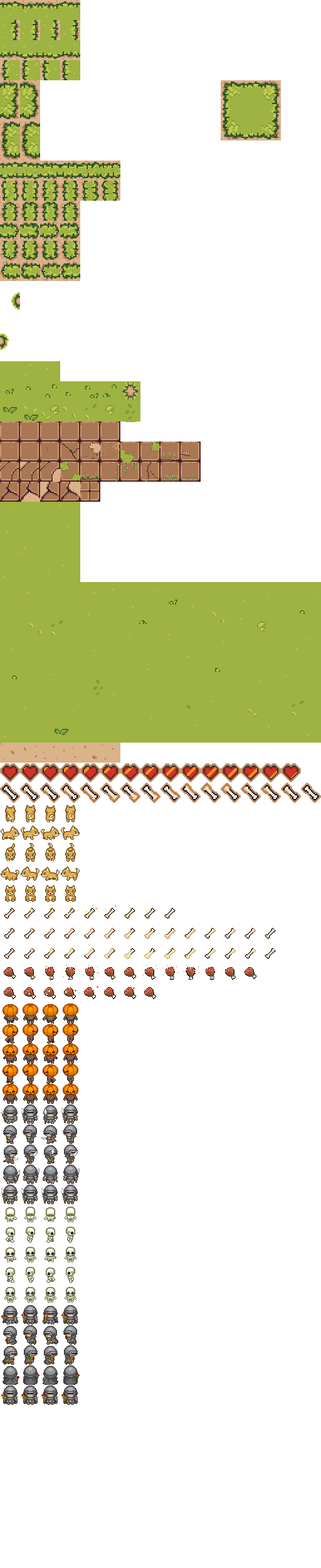
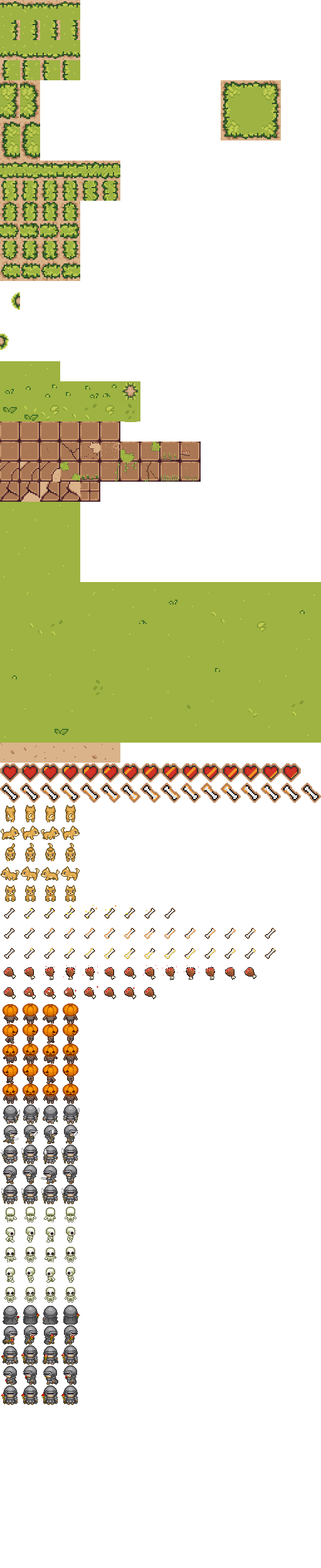
Before/after of a 321x1568 layered artwork. What changed in the layer stack:
renamed "main copy" to "main", painted on it over 0, 1107, 80, 1385
